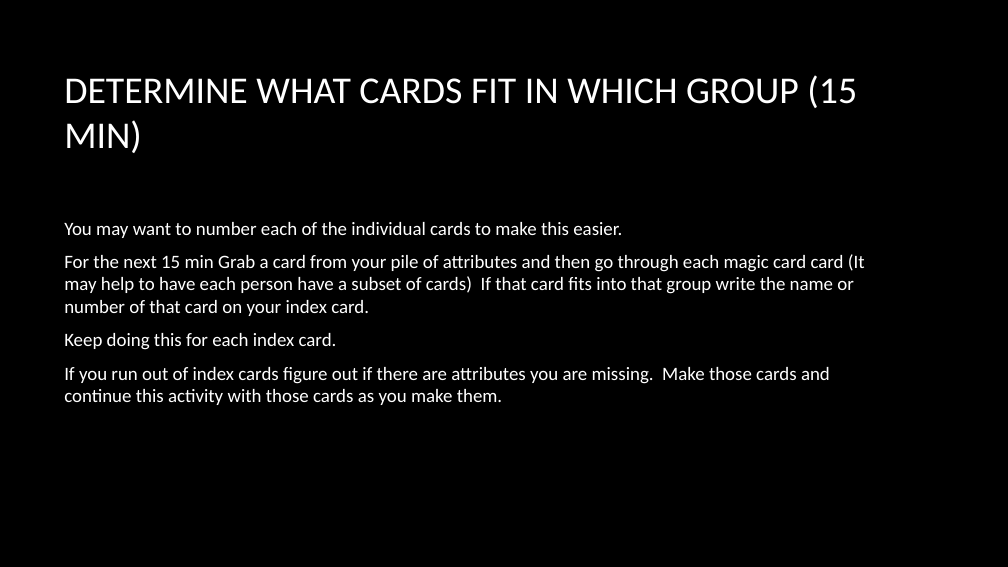
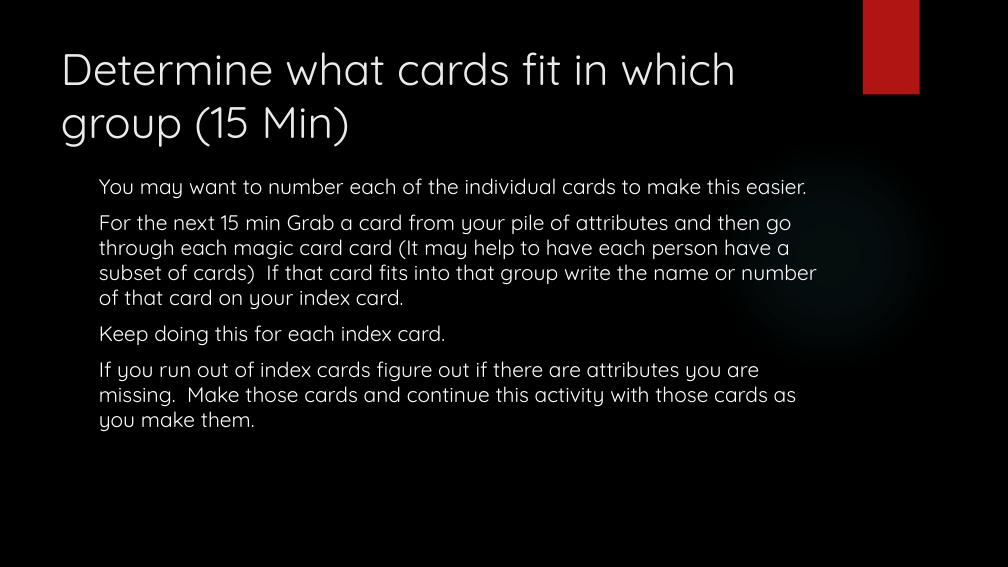
Before and after one commit to dundane/CSC360Demos, a slide deck: slide 63 of CSC360Demo/Design Patterns Slide Show.pptx (slide 61 before the commit). Drawn at 1008x567 pixels with LibreOffice and Linux fonts; fonts in the diff are those of the drawing; background and template pictures are left out. Boxes give left, top, right and bottom in pixels: in the first picture for what was removed or moved away, otherwise in the second. Text is boxed around its words. In the diff, an @@ line names an element or a change of style, - is before the commit and + after.

```diff
--- a/CSC360Demo/Design Patterns Slide Show.pptx
+++ b/CSC360Demo/Design Patterns Slide Show.pptx
@@ rectangle added at (863, 0, 920, 95), fill #B01513 @@
@@ title "Determine what cards fit in ..." at (61, 52, 736, 147): vertical alignment middle to top @@
@@ title at (61, 52, 736, 147): text changed; size 36 to 42 pt; font Calibri to Quicksand; text colour #FFFFFF to #EBEBEB @@
-DETERMINE WHAT CARDS FIT IN WHICH GROUP (15 MIN)
+Determine what cards fit in which group (15 Min)
@@ ellipse added at (712, 138, 944, 371), fill gradient #50B9C1 @@
@@ text "You may want to number ...": place and size @@
-text "You may want to number ..." at (64, 222, 865, 405)
+text "You may want to number ..." at (99, 178, 817, 431)
@@ text "You may want to number ..." at (99, 178, 817, 431): size 18 to 20 pt, font Calibri to Quicksand; vertical alignment middle to top @@
```
Also in this commit, not shown: 121 other slides changed, 6 slides added, 1 slide removed, 55 other files.
